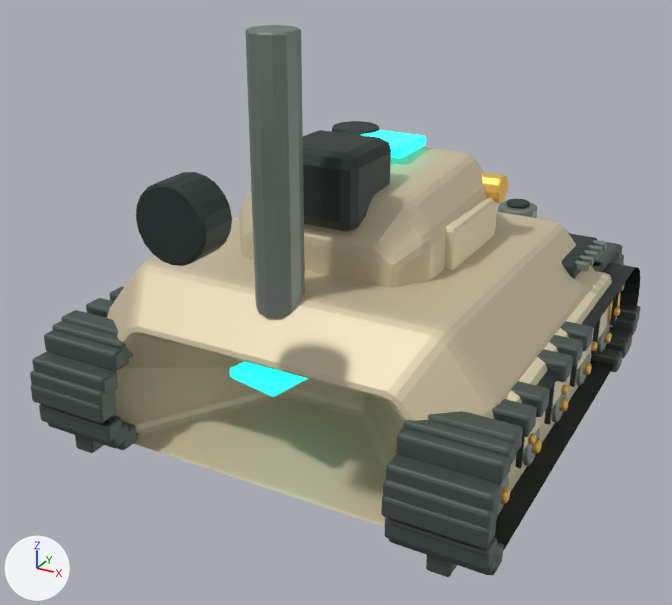
What one commit did to the Blender file assets/models/source/vehicles/tank.blend.
Rendered twice from a camera (50 mm lens) standing at (1.96, -3.95, 2.65) and looking at (-0.08, -0.24, 0.79). Lighting does not change. The marker at lower left points along +X, +Y and +Z. The first picture is the older version.

Before the edit, the objects in view are built like this:
```python
ob_amboss_mbt___faceted_traversing_gunhouse = bpy.data.objects.new('Amboss Mbt · faceted traversing gunhouse', me_amboss_mbt___faceted_traversing_gunhouse___mesh)
ob_amboss_mbt___faceted_traversing_gunhouse.parent = ob_turret
ob_amboss_mbt___faceted_traversing_gunhouse.location = (0.0, 0.0, 0.0)
ob_long_rifled_cannon = bpy.data.objects.new('Long rifled cannon', me_cylinder_098)
ob_long_rifled_cannon.location = (0.0, -0.88, 1.605)
ob_long_rifled_cannon.rotation_euler = (0.0, 0.0, 1.562)  # degrees (0, 0, 89)
ob_static___vehicle___armor_light = bpy.data.objects.new('Static · Vehicle / armor_light', me_static___vehicle___armor_light___consolidated_mesh)
ob_static___vehicle___armor_light.location = (-0.95, 0.0, 0.64)
ob_static___vehicle___armor_light_001 = bpy.data.objects.new('Static · Vehicle / armor_light.001', me_static___vehicle___armor_light_001___consolidated_mesh)
ob_static___vehicle___armor_light_001.parent = ob_turret
ob_static___vehicle___armor_light_001.location = (-0.5, 0.0, 1.188)
ob_static___vehicle___hazard = bpy.data.objects.new('Static · Vehicle / hazard', me_static___vehicle___hazard___consolidated_mesh_001)
ob_static___vehicle___hazard.location = (-0.962, -0.83, 0.39)
ob_static___vehicle___hazard.rotation_euler = (0.0, 1.571, 0.0)  # degrees (0, 90, 0)
ob_static___vehicle___rubber = bpy.data.objects.new('Static · Vehicle / rubber', me_static___vehicle___rubber___consolidated_mesh_001)
ob_static___vehicle___rubber.location = (0.0, 0.0, 0.0)
ob_static___vehicle___steel = bpy.data.objects.new('Static · Vehicle / steel', me_static___vehicle___steel___consolidated_mesh_001)
ob_static___vehicle___steel.location = (-0.907, -1.01, 0.724)
ob_tank___welded_six_facet_armored_hull = bpy.data.objects.new('Tank · welded six-facet armored hull', me_tank___welded_six_facet_armored_hull___mesh)
ob_tank___welded_six_facet_armored_hull.location = (0.0, 0.0, 0.0)
# also in view: 'Static · Vehicle / dark' at (0.0, -0.26, 0.98); 'TeamColor.001' at (0.0, 0.12, 1.52); 'Static · Vehicle / track' at (0.0, 0.08, 0.52); 'TeamColor' at (0.0, -0.05, 0.94)
```
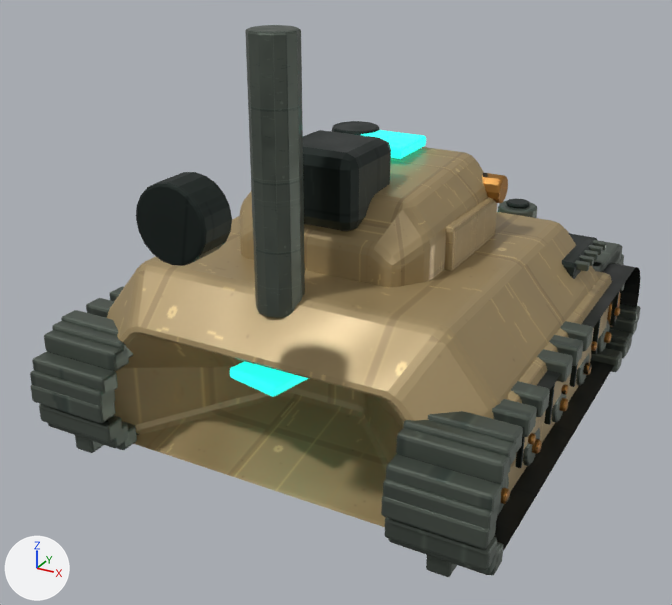
Changed parts and their boxes (x1, y1, x2, y2) in the pictures (672 x 605 px):
'Tank · welded six-facet armored hull', surface changed (darker): (107, 212, 599, 527) in both
'Amboss Mbt · faceted traversing gunhouse', surface changed (beige to brown): (239, 147, 488, 287) in both
'Long rifled cannon', surface changed (darker): (245, 25, 305, 318) in both
'Static · Vehicle / armor_light.001', surface changed (beige to brown): (444, 198, 497, 271) in both
'Static · Vehicle / armor_light', surface changed: (508, 271, 612, 468) in both
'Static · Vehicle / steel', surface changed: (497, 201, 625, 516) in both
'Static · Vehicle / hazard', surface changed: (482, 173, 620, 504) in both

What changed in the scene script:
```text
Add img_ceramic_normal_png:
    img_ceramic_normal_png = load_image('ceramic_normal.png', '../../textures/industrial/ceramic_normal.png', 512, 512, 'Non-Color')
Add img_ceramic_roughness_png:
    img_ceramic_roughness_png = load_image('ceramic_roughness.png', '../../textures/industrial/ceramic_roughness.png', 512, 512, 'Non-Color')
Add img_ceramic_albedo_png:
    img_ceramic_albedo_png = load_image('ceramic_albedo.png', '../../textures/industrial/ceramic_albedo.png', 512, 512, 'sRGB')
Add img_safety_normal_png:
    img_safety_normal_png = load_image('safety_normal.png', '../../textures/industrial/safety_normal.png', 512, 512, 'Non-Color')
Add img_safety_roughness_png:
    img_safety_roughness_png = load_image('safety_roughness.png', '../../textures/industrial/safety_roughness.png', 512, 512, 'Non-Color')
Add img_safety_albedo_png:
    img_safety_albedo_png = load_image('safety_albedo.png', '../../textures/industrial/safety_albedo.png', 512, 512, 'sRGB')
Add img_steel_roughness_png:
    img_steel_roughness_png = load_image('steel_roughness.png', '../../textures/industrial/steel_roughness.png', 512, 512, 'Non-Color')
Add img_steel_normal_png:
    img_steel_normal_png = load_image('steel_normal.png', '../../textures/industrial/steel_normal.png', 512, 512, 'Non-Color')
Add img_steel_albedo_png:
    img_steel_albedo_png = load_image('steel_albedo.png', '../../textures/industrial/steel_albedo.png', 512, 512, 'sRGB')
Change mat_vehicle___armor:
    remove # nodes: BsdfPrincipled, OutputMaterial
    remove # colours: beige #d4c7a8
    nodes: BsdfPrincipled, NormalMap, OutputMaterial, TexImage x3
    uses the picture img_ceramic_albedo_png
    uses the picture img_ceramic_normal_png
    uses the picture img_ceramic_roughness_png
Change mat_vehicle___steel:
    remove # nodes: BsdfPrincipled, OutputMaterial
    remove # colours: grey #89958e
    nodes: BsdfPrincipled, NormalMap, OutputMaterial, TexImage x3
    uses the picture img_steel_albedo_png
    uses the picture img_steel_normal_png
    uses the picture img_steel_roughness_png
Change mat_vehicle___hazard:
    remove # nodes: BsdfPrincipled, OutputMaterial
    remove # colours: orange #f5c765
    nodes: BsdfPrincipled, NormalMap, OutputMaterial, TexImage x3
    uses the picture img_safety_albedo_png
    uses the picture img_safety_normal_png
    uses the picture img_safety_roughness_png
Change mat_vehicle___armor_light:
    remove # nodes: BsdfPrincipled, OutputMaterial
    remove # colours: beige #eadebd
    nodes: BsdfPrincipled, NormalMap, OutputMaterial, TexImage x3
    uses the picture img_ceramic_albedo_png
    uses the picture img_ceramic_normal_png
    uses the picture img_ceramic_roughness_png
```
